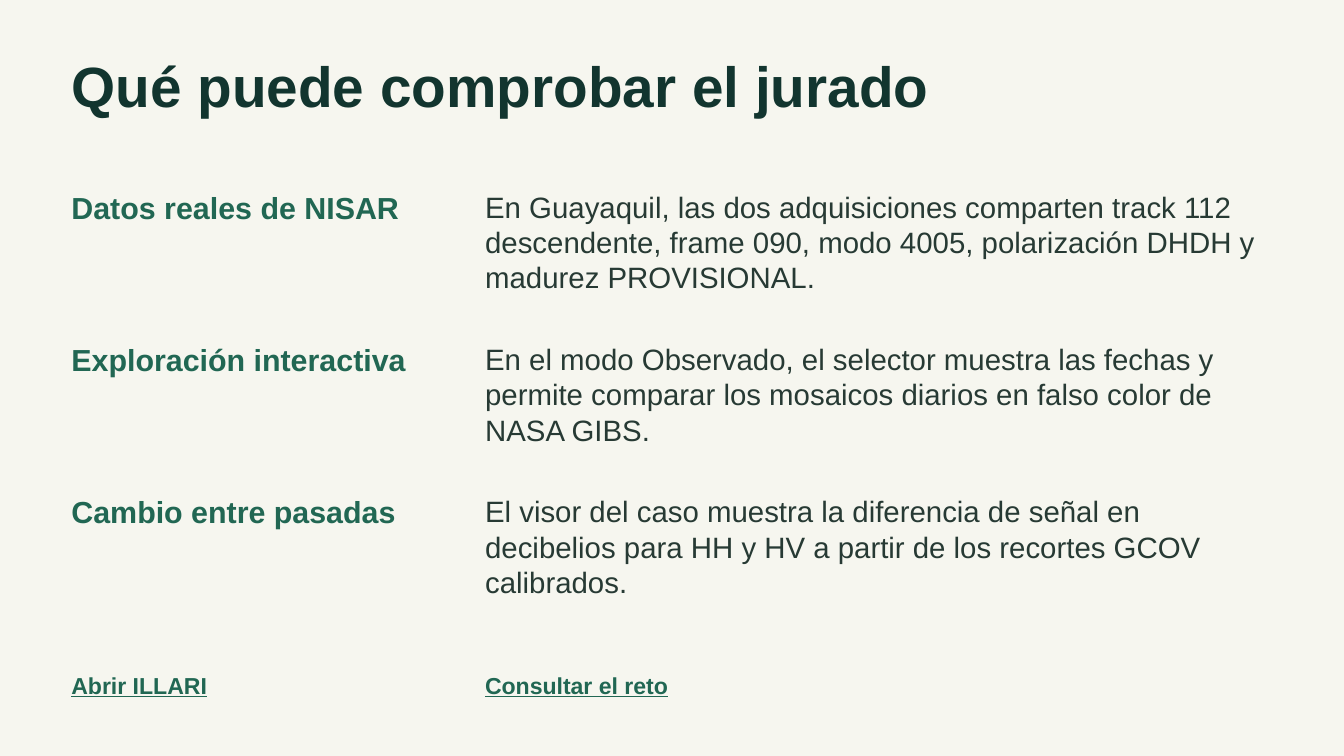
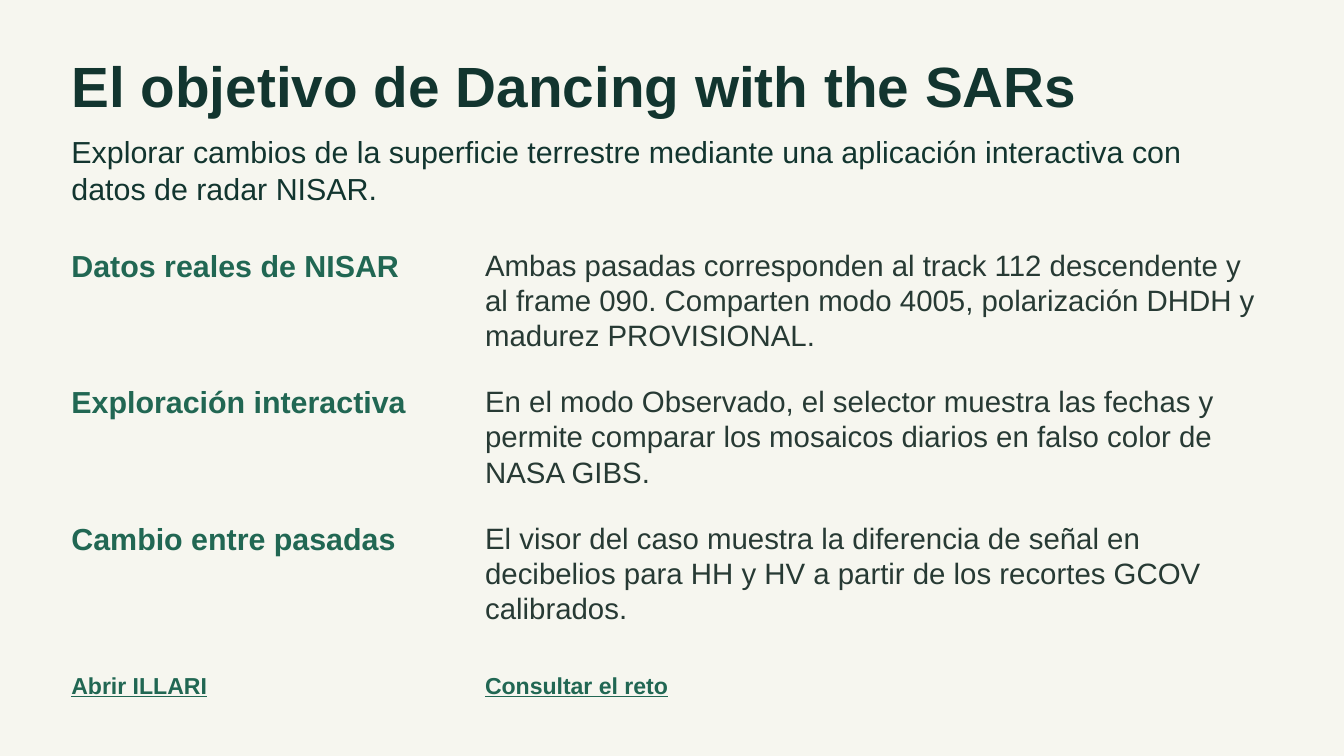
Before and after one commit to Dariuxcks/Illari, a slide deck: slide 2 of docs/demostracion/ILLARI_guia_demostracion.pptx. Drawn at 1344x756 pixels with LibreOffice and Linux fonts; fonts in the diff are those of the drawing. Boxes give left, top, right and bottom in pixels: in the first picture for what was removed or moved away, otherwise in the second. Text is boxed around its words. In the diff, an @@ line names an element or a change of style, - is before the commit and + after.

Commit message:
docs: presentar el caso NISAR para evaluación autónoma del jurado, con PDF ilustrado y guía de uso

```diff
--- a/docs/demostracion/ILLARI_guia_demostracion.pptx
+++ b/docs/demostracion/ILLARI_guia_demostracion.pptx
@@ text at [71, 66, 1076, 117]: text changed @@
-Qué puede comprobar el jurado
+El objetivo de Dancing with the SARs
@@ text added at [71, 140, 1181, 201], 21.8 pt, text #12352F @@
+Explorar cambios de la superficie terrestre mediante una aplicación interactiva con datos de radar NISAR.
@@ text "Datos reales de NISAR": place and size @@
-text "Datos reales de NISAR" at [71, 197, 399, 220]
+text "Datos reales de NISAR" at [71, 255, 399, 278]
@@ text at [485, 254, 1255, 347]: text changed @@
-En Guayaquil, las dos adquisiciones comparten track 112 descendente, frame 090, modo 4005, polarización DHDH y madurez PROVISIONAL.
+Ambas pasadas corresponden al track 112 descendente y al frame 090. Comparten modo 4005, polarización DHDH y madurez PROVISIONAL.
@@ text "Exploración interactiva": place and size @@
-text "Exploración interactiva" at [71, 348, 406, 377]
+text "Exploración interactiva" at [71, 390, 406, 419]
@@ text "En el modo Observado, el ...": place and size @@
-text "En el modo Observado, el ..." at [485, 348, 1214, 442]
+text "En el modo Observado, el ..." at [485, 390, 1214, 484]
@@ text "Cambio entre pasadas": place and size @@
-text "Cambio entre pasadas" at [71, 501, 396, 529]
+text "Cambio entre pasadas" at [71, 528, 396, 556]
@@ text "El visor del caso muestra ...": place and size @@
-text "El visor del caso muestra ..." at [485, 500, 1201, 594]
+text "El visor del caso muestra ..." at [485, 527, 1201, 620]
```
Also in this commit, not shown: 5 other slides changed, 5 other files.
